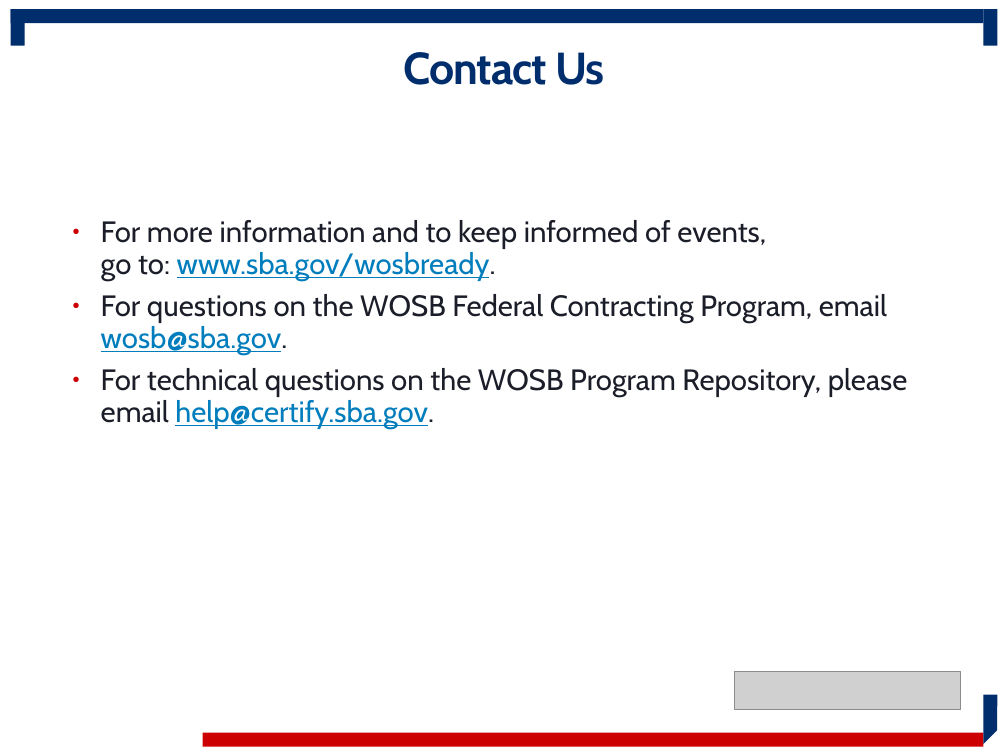
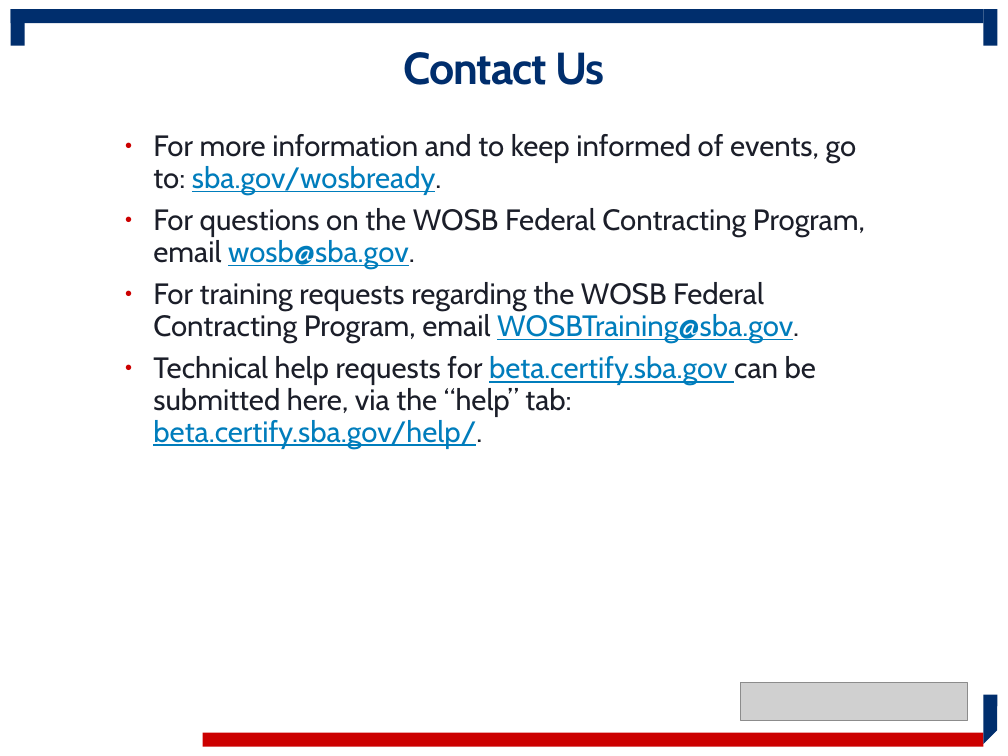
Before and after one commit to USSBA/brand, a slide deck: slide 35 of assets/sba/resource-partners/WOSB-ProgramOverview.pptx (slide 20 before the commit). Drawn at 1008x756 pixels with LibreOffice and Linux fonts; fonts in the diff are those of the drawing; grey boxes stand for pictures; background and template pictures are left out. Boxes give left, top, right and bottom in pixels: in the first picture for what was removed or moved away, otherwise in the second. Text is boxed around its words. In the diff, an @@ line names an element or a change of style, - is before the commit and + after.

```diff
--- a/assets/sba/resource-partners/WOSB-ProgramOverview.pptx
+++ b/assets/sba/resource-partners/WOSB-ProgramOverview.pptx
@@ text "For more information and to ...": place and size @@
-text "For more information and to ..." at bbox=[101, 220, 908, 429]
+text "For more information and to ..." at bbox=[153, 134, 865, 449]
@@ text at bbox=[153, 134, 857, 195]: text changed @@
-• For more information and to keep informed of events,
-  go to: www.sba.gov/wosbready.
+• For more information and to keep informed of events, go to: sba.gov/wosbready.
@@ text at bbox=[153, 282, 816, 449]: text changed @@
-• For technical questions on the WOSB Program Repository, please email help@certify.sba.gov.
+• For training requests regarding the WOSB Federal Contracting Program, email WOSBTraining@sba.gov.
+• Technical help requests for beta.certify.sba.gov can be submitted here, via the “help” tab: beta.certify.sba.gov/help/.
@@ picture: place and size @@
-picture at bbox=[734, 671, 961, 709]
+picture at bbox=[741, 682, 968, 720]
```
Also in this commit, not shown: 13 other slides changed, 21 slides added, 7 slides removed, 1 other file.
